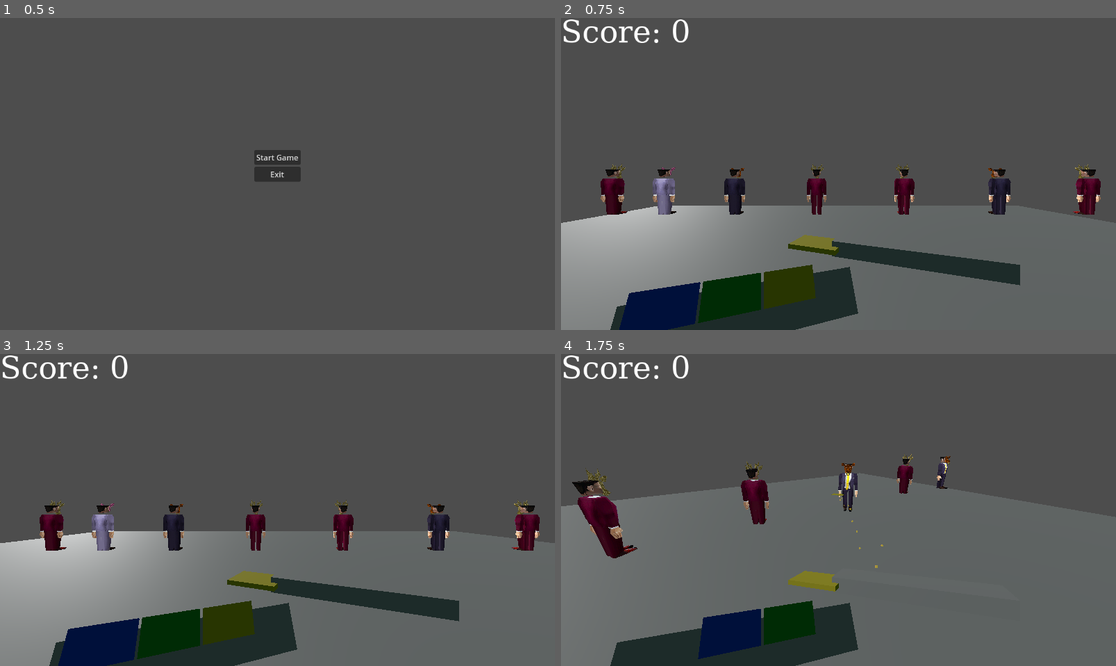
Above: before the commit, frames 1-4 (two rows, left to right).
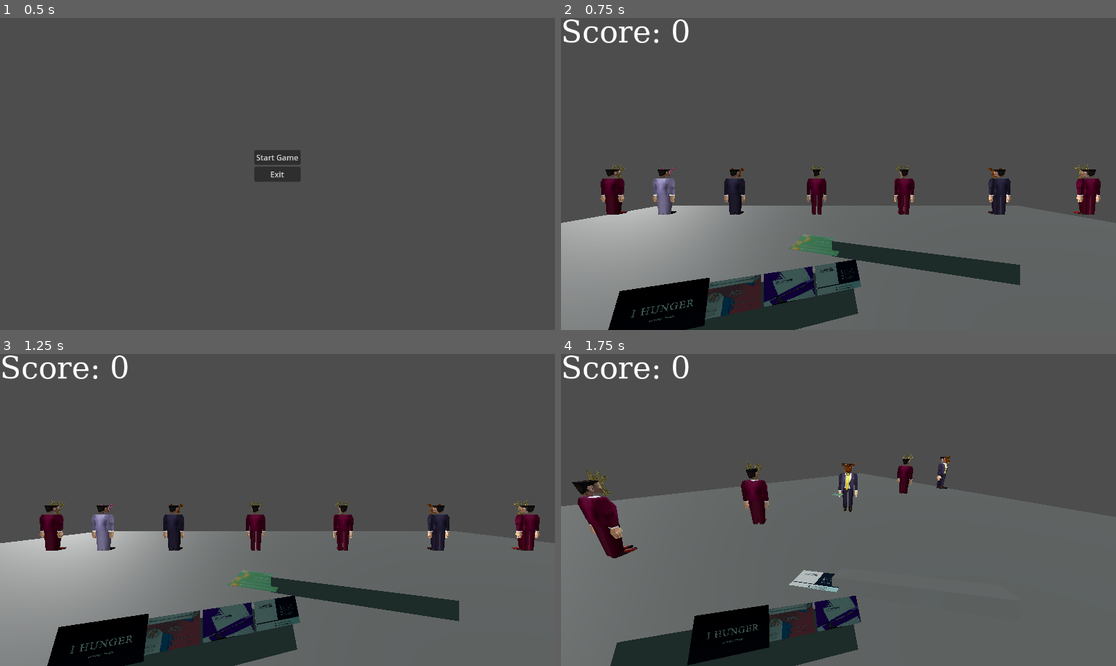
Above: after the commit, the same moments.

Repository: BlackBrad/network-ninja
Game: Godot game, scene res://scenes/main_menu.tscn
Two runs of this game, one before a commit and one after it. Both use one fixed random seed, a clock stepped at 60 frames per second and the inputs below.
Inputs (mouse positions are in pixels of both pictures, inside the frame that each line leads up to):
- Up to frame 1 (0.5 s): no input
- Up to frame 2 (0.75 s): click "Start Game" at 0.5 s
- Up to frame 3 (1.25 s): no input
- Up to frame 4 (1.75 s): tap Enter (ui_accept) at 1.25, 1.52 s; move the mouse to (866, 510) at 1.27 s; hold W (move_forward) from 1.28 s (still down); click (866, 510) at 1.35 s

Frame 1 is identical in both runs. In frame 2, 5.7% of the frame differs, in the area x 8-55%, y 69-100%; in frame 3, 5.7%; in frame 4, 4.1%.

Commit message:
Integrate business card art

Diff:
--- a/assets/materials/bcard_A_mat.tres
+++ b/assets/materials/bcard_A_mat.tres
@@ -1,7 +1,7 @@
-[gd_resource type="StandardMaterial3D" load_steps=2 format=3 uid="uid://bfp8y5o76u8ma"]
+[gd_resource type="StandardMaterial3D" load_steps=2 format=3 uid="uid://fvc820fvksx2"]
 
-[ext_resource type="Texture2D" uid="uid://csn1p8q7qnm1l" path="res://assets/textures/bcard_cursed_diff.png" id="1_bxtd3"]
+[ext_resource type="Texture2D" uid="uid://dfcot8r2fpsi4" path="res://assets/textures/bcard_A_diff.png" id="1_wwa3r"]
 
 [resource]
-albedo_texture = ExtResource("1_bxtd3")
+albedo_texture = ExtResource("1_wwa3r")
 metallic_specular = 0.0
--- a/assets/materials/bcard_B_mat.tres
+++ b/assets/materials/bcard_B_mat.tres
@@ -1,8 +1,8 @@
-[gd_resource type="StandardMaterial3D" load_steps=2 format=3 uid="uid://dok5kwapim5ob"]
+[gd_resource type="StandardMaterial3D" load_steps=2 format=3 uid="uid://c4aaf1380veq6"]
 
-[ext_resource type="Texture2D" uid="uid://dfcot8r2fpsi4" path="res://assets/textures/bcard_A_diff.png" id="1_5yk0y"]
+[ext_resource type="Texture2D" uid="uid://bdpjn5v0aktv8" path="res://assets/textures/bcard_B_diff.png" id="1_e83mq"]
 
 [resource]
-albedo_texture = ExtResource("1_5yk0y")
+albedo_texture = ExtResource("1_e83mq")
 metallic_specular = 0.0
 texture_filter = 0
--- a/assets/materials/bcard_C_mat.tres
+++ b/assets/materials/bcard_C_mat.tres
@@ -1,8 +1,8 @@
-[gd_resource type="StandardMaterial3D" load_steps=2 format=3 uid="uid://cqaxnxtw01fe"]
+[gd_resource type="StandardMaterial3D" load_steps=2 format=3 uid="uid://c8x6j7eglk56x"]
 
-[ext_resource type="Texture2D" uid="uid://bdpjn5v0aktv8" path="res://assets/textures/bcard_B_diff.png" id="1_xv7xs"]
+[ext_resource type="Texture2D" uid="uid://ctr8x51g6rrqe" path="res://assets/textures/bcard_C_diff.png" id="1_588s1"]
 
 [resource]
-albedo_texture = ExtResource("1_xv7xs")
+albedo_texture = ExtResource("1_588s1")
 metallic_specular = 0.0
 texture_filter = 0
--- a/assets/materials/bcard_D_mat.tres
+++ b/assets/materials/bcard_D_mat.tres
@@ -1,8 +1,8 @@
-[gd_resource type="StandardMaterial3D" load_steps=2 format=3 uid="uid://boiij2qcvjklt"]
+[gd_resource type="StandardMaterial3D" load_steps=2 format=3 uid="uid://beodcjqght77d"]
 
-[ext_resource type="Texture2D" uid="uid://ctr8x51g6rrqe" path="res://assets/textures/bcard_C_diff.png" id="1_7uj7j"]
+[ext_resource type="Texture2D" uid="uid://bo327huvdanll" path="res://assets/textures/bcard_D_diff.png" id="1_87wa6"]
 
 [resource]
-albedo_texture = ExtResource("1_7uj7j")
+albedo_texture = ExtResource("1_87wa6")
 metallic_specular = 0.0
 texture_filter = 0
--- a/scenes/business_card.tscn
+++ b/scenes/business_card.tscn
@@ -1,10 +1,12 @@
-[gd_scene load_steps=7 format=3 uid="uid://1ne1yvouw68r"]
+[gd_scene load_steps=8 format=3 uid="uid://1ne1yvouw68r"]
 
 [ext_resource type="Script" path="res://scripts/business_card.gd" id="1_w3bbw"]
 [ext_resource type="PackedScene" uid="uid://bl5jlte0tuf3e" path="res://scenes/business_card_view_model.tscn" id="2_a63k7"]
 
 [sub_resource type="SphereShape3D" id="SphereShape3D_63qgs"]
 radius = 0.35
+
+[sub_resource type="BoxMesh" id="BoxMesh_4mlxm"]
 
 [sub_resource type="ParticleProcessMaterial" id="ParticleProcessMaterial_wssh0"]
 spread = 20.0
@@ -17,10 +19,8 @@
 
 [sub_resource type="StandardMaterial3D" id="StandardMaterial3D_2x2l3"]
 transparency = 1
-albedo_color = Color(0.658824, 0.105882, 0.105882, 0.592157)
-emission_enabled = true
-emission = Color(0.388235, 0.360784, 0.0470588, 1)
-emission_energy_multiplier = 1.94
+shading_mode = 0
+albedo_color = Color(0.270588, 0.0313726, 0.164706, 1)
 
 [sub_resource type="SphereMesh" id="SphereMesh_rgowp"]
 material = SubResource("StandardMaterial3D_2x2l3")
@@ -35,10 +35,17 @@
 transform = Transform3D(0.2, 0, 0, 0, 0.2, 0, 0, 0, 0.2, 0, 0, 0)
 shape = SubResource("SphereShape3D_63qgs")
 
+[node name="ReferenceMesh" type="MeshInstance3D" parent="."]
+transform = Transform3D(0.107739, 0, -0.000996923, 0, 0.00125324, 0, 0.00178466, 0, 0.0601836, 0, 0, 0)
+visible = false
+mesh = SubResource("BoxMesh_4mlxm")
+skeleton = NodePath("../Mesh")
+
 [node name="Mesh" parent="." instance=ExtResource("2_a63k7")]
-transform = Transform3D(0.107739, 0, -0.000996923, 0, 0.00125324, 0, 0.00178466, 0, 0.0601836, 0, 0, 0)
+transform = Transform3D(0.399945, 0, -0.00662496, 0, 0.4, 0, 0.00662496, 0, 0.399945, 0, 0, 0)
 
 [node name="WackyTrail" type="GPUParticles3D" parent="."]
+visible = false
 amount = 120
 lifetime = 2.0
 explosiveness = 0.08
--- a/scenes/business_card_pickup.tscn
+++ b/scenes/business_card_pickup.tscn
@@ -1,7 +1,9 @@
-[gd_scene load_steps=8 format=3 uid="uid://dobw6bd0pn5uq"]
+[gd_scene load_steps=9 format=3 uid="uid://dobw6bd0pn5uq"]
 
 [ext_resource type="Script" path="res://scripts/business_card_pickup.gd" id="1_exwbm"]
 [ext_resource type="PackedScene" uid="uid://bl5jlte0tuf3e" path="res://scenes/business_card_view_model.tscn" id="2_ccd1g"]
+
+[sub_resource type="BoxMesh" id="BoxMesh_rt4fh"]
 
 [sub_resource type="StandardMaterial3D" id="StandardMaterial3D_u6pfb"]
 billboard_mode = 3
@@ -25,8 +27,14 @@
 [node name="BusinessCardPickup" type="Area3D"]
 script = ExtResource("1_exwbm")
 
+[node name="ReferenceMesh" type="MeshInstance3D" parent="."]
+transform = Transform3D(0.499931, 0, -0.00460434, 0, 0.005, 0, 0.00828119, 0, 0.277962, 0, 0, 0)
+visible = false
+mesh = SubResource("BoxMesh_rt4fh")
+skeleton = NodePath("../Mesh")
+
 [node name="Mesh" parent="." instance=ExtResource("2_ccd1g")]
-transform = Transform3D(0.499931, 0, -0.00460434, 0, 0.005, 0, 0.00828119, 0, 0.277962, 0, 0, 0)
+transform = Transform3D(1.99973, 0, -0.0331248, 0, 2, 0, 0.0331248, 0, 1.99973, 0, 0, 0)
 
 [node name="CPUParticles3D" type="CPUParticles3D" parent="Mesh"]
 transform = Transform3D(1, 0, -9.31323e-10, 0, 1, 0, -1.86265e-09, 0, 1, 0, 0, 0)
--- a/scenes/business_card_view_model.tscn
+++ b/scenes/business_card_view_model.tscn
@@ -1,45 +1,57 @@
-[gd_scene load_steps=7 format=3 uid="uid://bl5jlte0tuf3e"]
+[gd_scene load_steps=9 format=3 uid="uid://bl5jlte0tuf3e"]
 
 [ext_resource type="Script" path="res://scripts/business_card_view_model.gd" id="1_vtet2"]
-
-[sub_resource type="StandardMaterial3D" id="StandardMaterial3D_xgnhw"]
-albedo_color = Color(0.693888, 0.644172, 0.119429, 1)
-
-[sub_resource type="BoxMesh" id="BoxMesh_b6808"]
-
-[sub_resource type="StandardMaterial3D" id="StandardMaterial3D_1nndb"]
-albedo_color = Color(0.121569, 0.262745, 0.721569, 1)
-
-[sub_resource type="StandardMaterial3D" id="StandardMaterial3D_4s8ah"]
-albedo_color = Color(0, 0.541176, 0.160784, 1)
-
-[sub_resource type="StandardMaterial3D" id="StandardMaterial3D_uqlpd"]
-shading_mode = 0
-albedo_color = Color(0.411765, 0.0196078, 0.0862745, 1)
+[ext_resource type="PackedScene" uid="uid://cmw3j0w05ylup" path="res://assets/models/bcard_geo.glb" id="2_gpmup"]
+[ext_resource type="Material" uid="uid://fvc820fvksx2" path="res://assets/materials/bcard_A_mat.tres" id="3_j8lui"]
+[ext_resource type="Material" uid="uid://c4aaf1380veq6" path="res://assets/materials/bcard_B_mat.tres" id="3_rufwr"]
+[ext_resource type="Material" uid="uid://c8x6j7eglk56x" path="res://assets/materials/bcard_C_mat.tres" id="4_8t4xr"]
+[ext_resource type="Material" uid="uid://beodcjqght77d" path="res://assets/materials/bcard_D_mat.tres" id="4_eadie"]
+[ext_resource type="Material" uid="uid://dj24e21m0p6ty" path="res://assets/materials/bcard_E_mat.tres" id="5_qgnoe"]
+[ext_resource type="Material" path="res://assets/materials/bcard_cursed_mat.tres" id="8_7k1bp"]
 
 [node name="BusinessCardViewModel" type="Node3D"]
 script = ExtResource("1_vtet2")
 
-[node name="YellowCard" type="MeshInstance3D" parent="."]
+[node name="C" parent="." instance=ExtResource("2_gpmup")]
 visible = false
-material_override = SubResource("StandardMaterial3D_xgnhw")
-mesh = SubResource("BoxMesh_b6808")
-skeleton = NodePath("../..")
 
-[node name="BlueCard" type="MeshInstance3D" parent="."]
+[node name="bcard_geo3" parent="C/bcard_geo2" index="0"]
+material_override = ExtResource("4_8t4xr")
+
+[node name="D" parent="." instance=ExtResource("2_gpmup")]
 visible = false
-material_override = SubResource("StandardMaterial3D_1nndb")
-mesh = SubResource("BoxMesh_b6808")
-skeleton = NodePath("../..")
 
-[node name="GreenCard" type="MeshInstance3D" parent="."]
+[node name="bcard_geo3" parent="D/bcard_geo2" index="0"]
+material_override = ExtResource("4_eadie")
+
+[node name="E" parent="." instance=ExtResource("2_gpmup")]
 visible = false
-material_override = SubResource("StandardMaterial3D_4s8ah")
-mesh = SubResource("BoxMesh_b6808")
-skeleton = NodePath("../..")
 
-[node name="SeagalCard" type="MeshInstance3D" parent="."]
+[node name="bcard_geo3" parent="E/bcard_geo2" index="0"]
+material_override = ExtResource("5_qgnoe")
+
+[node name="B" parent="." instance=ExtResource("2_gpmup")]
 visible = false
-material_override = SubResource("StandardMaterial3D_uqlpd")
-mesh = SubResource("BoxMesh_b6808")
-skeleton = NodePath("../..")
+
+[node name="bcard_geo3" parent="B/bcard_geo2" index="0"]
+material_override = ExtResource("3_rufwr")
+
+[node name="A" parent="." instance=ExtResource("2_gpmup")]
+visible = false
+
+[node name="bcard_geo3" parent="A/bcard_geo2" index="0"]
+material_override = ExtResource("3_j8lui")
+
+[node name="Special" parent="." instance=ExtResource("2_gpmup")]
+transform = Transform3D(1.3, 0, 0, 0, 1.3, 0, 0, 0, 1.3, 0, 0, 0)
+visible = false
+
+[node name="bcard_geo3" parent="Special/bcard_geo2" index="0"]
+material_override = ExtResource("8_7k1bp")
+
+[editable path="C"]
+[editable path="D"]
+[editable path="E"]
+[editable path="B"]
+[editable path="A"]
+[editable path="Special"]
--- a/scenes/player.tscn
+++ b/scenes/player.tscn
@@ -29,26 +29,20 @@
 mesh = SubResource("BoxMesh_b6808")
 
 [node name="BusinessCardViewModel" parent="Pivot/RightArm" instance=ExtResource("2_cvu7a")]
-transform = Transform3D(0.346528, 0, -7.45058e-09, 0, 0.314228, 0, 4.76837e-07, 0, 1, -0.624011, 0, 0.27887)
-
-[node name="MeshInstance3D2" type="MeshInstance3D" parent="Pivot/RightArm"]
-transform = Transform3D(0.346528, 0, -7.45058e-09, 0, 0.314228, 0, 4.76837e-07, 0, 1, -0.624011, 0, 0.27887)
-visible = false
-mesh = SubResource("BoxMesh_b6808")
-skeleton = NodePath("../..")
+transform = Transform3D(1.5, -9.05246e-07, -8.73208e-06, 0, 1.34772, -3.0731, 1.90735e-06, 0.658521, 6.28936, -0.624011, 0, 0.27887)
 
 [node name="LeftArm" type="MeshInstance3D" parent="Pivot"]
 transform = Transform3D(0.27259, 0.0086113, 0.0109472, 0, 0.0145364, -0.0554384, -0.0992146, 0.0236593, 0.0300771, -0.116721, -0.187019, -0.279701)
 mesh = SubResource("BoxMesh_b6808")
 
 [node name="BusinessCardViewModel0" parent="Pivot/LeftArm" instance=ExtResource("2_cvu7a")]
-transform = Transform3D(0.234941, -6.98492e-09, -5.58794e-08, 6.55651e-07, 0.213042, 5.96046e-08, 5.51343e-07, -4.09782e-08, 0.677986, 0.411926, 0.854376, -0.329046)
+transform = Transform3D(1, -2.7907e-06, -9.85627e-06, 2.7907e-06, 1, 8.07861e-07, 2.34673e-06, -1.92354e-07, 4.2, 0.411926, 0.854376, -0.329046)
 
 [node name="BusinessCardViewModel2" parent="Pivot/LeftArm" instance=ExtResource("2_cvu7a")]
-transform = Transform3D(0.234941, -6.98492e-09, -6.51926e-08, 6.55651e-07, 0.213042, 5.96046e-08, 5.51343e-07, -4.84288e-08, 0.677986, 0.163058, 0.854375, -0.329046)
+transform = Transform3D(1, -2.7907e-06, -9.85627e-06, 2.7907e-06, 1, 9.54745e-07, 2.34673e-06, -2.27327e-07, 4.2, 0.163058, 0.854375, -0.329046)
 
 [node name="BusinessCardViewModel3" parent="Pivot/LeftArm" instance=ExtResource("2_cvu7a")]
-transform = Transform3D(0.234941, -8.3819e-09, -7.63685e-08, 6.55651e-07, 0.213042, 1.19209e-07, 5.51343e-07, -5.21541e-08, 0.677986, -0.0852501, 0.854374, -0.329046)
+transform = Transform3D(1, -2.7907e-06, -9.85627e-06, 2.7907e-06, 1, 1.02819e-06, 2.34673e-06, -2.44813e-07, 4.2, -0.0852501, 0.854374, -0.329046)
 
 [node name="BusinessCardViewModel4" parent="Pivot/LeftArm" instance=ExtResource("2_cvu7a")]
-transform = Transform3D(0.234941, -9.77889e-09, -8.9407e-08, 6.55651e-07, 0.213042, 1.19209e-07, 5.51343e-07, -5.58794e-08, 0.677986, -0.335209, 0.854374, -0.329046)
+transform = Transform3D(1, -2.7907e-06, -9.85627e-06, 2.7907e-06, 1, 1.10163e-06, 2.34673e-06, -2.62299e-07, 4.2, -0.335209, 0.854374, -0.329046)
--- a/scripts/business_card.gd
+++ b/scripts/business_card.gd
@@ -10,11 +10,17 @@
 var velocity = Vector3()
 var acceleration = Vector3()
 var _flight_time = 0.0
-var card_type = CardTypes.YELLOW
+var card_type = CardTypes.A
+
+@onready var trail = $WackyTrail
 
 # Called when the node enters the scene tree for the first time.
 func _ready():
 	$Mesh.set_business_card_type(card_type)
+	if card_type == CardTypes.SPECIAL:
+		trail.visible = true
+	else:
+		trail.visible = false
 
 
 # Called every frame. 'delta' is the elapsed time since the previous frame.
--- a/scripts/business_card_pickup.gd
+++ b/scripts/business_card_pickup.gd
@@ -5,7 +5,7 @@
 var t = 0.0
 @export var amplitude = 0.4
 @export var frequency = 1.5
-@export var card_type = CardTypes.YELLOW
+@export var card_type = CardTypes.A
 
 func _ready():
 	$Mesh.set_business_card_type(card_type)
--- a/scripts/business_card_view_model.gd
+++ b/scripts/business_card_view_model.gd
@@ -16,19 +16,22 @@
 	for child in get_children():
 		child.visible = false
 
-	var index = 0
+	var child = null
 	match card_type:
-		CardTypes.YELLOW:
-			index = 0
-		CardTypes.BLUE:
-			index = 1
-		CardTypes.GREEN:
-			index = 2
-		CardTypes.SEAGAL:
-			index = 3
+		CardTypes.A:
+			child = get_node("A")
+		CardTypes.B:
+			child = get_node("B")
+		CardTypes.C:
+			child = get_node("C")
+		CardTypes.D:
+			child = get_node("D")
+		CardTypes.E:
+			child = get_node("E")
+		CardTypes.SPECIAL:
+			child = get_node("Special")
 		_:
 			print("Unknown card type %d" % card_type)
-			index = 0
 
-	if index < get_child_count():
-		get_child(index).visible = true
+	if child:
+		child.visible = true
--- a/scripts/card_types.gd
+++ b/scripts/card_types.gd
@@ -2,8 +2,10 @@
 
 enum {
 	EMPTY = 0,
-	YELLOW,
-	BLUE,
-	GREEN,
-	SEAGAL
+	A,
+	B,
+	C,
+	D,
+	E,
+	SPECIAL
 }
--- a/scripts/player.gd
+++ b/scripts/player.gd
@@ -7,18 +7,17 @@
 const MOUSE_SENSITIVITY = 0.01
 var business_card_prefab = preload("res://scenes/business_card.tscn")
 
-
 # Get the gravity from the project settings to be synced with RigidBody nodes.
 var gravity = ProjectSettings.get_setting("physics/3d/default_gravity")
 var _start_drag = Vector2()
 var _end_drag = Vector2()
 var _relative_mouse_motion = Vector2()
 
-var hand = [CardTypes.YELLOW, CardTypes.EMPTY,CardTypes.EMPTY,CardTypes.EMPTY,CardTypes.EMPTY]
+var hand = [CardTypes.A, CardTypes.EMPTY,CardTypes.EMPTY,CardTypes.EMPTY,CardTypes.EMPTY]
 
 func _ready():
 	Input.set_mouse_mode(Input.MOUSE_MODE_CAPTURED)
-	update_hand([CardTypes.YELLOW, CardTypes.YELLOW, CardTypes.GREEN, CardTypes.BLUE, 0])
+	update_hand([CardTypes.A, CardTypes.B, CardTypes.C, CardTypes.D, CardTypes.SPECIAL])
 
 func _input(event):
 	if event is InputEventMouseMotion and Input.get_mouse_mode() == Input.MOUSE_MODE_CAPTURED:
@@ -35,7 +34,7 @@
 	var new_hand = hand
 	var card_type = new_hand.pop_front()
 	if not card_type:
-		card_type = CardTypes.YELLOW # If player hand empty spawn default card type
+		card_type = CardTypes.A # If player hand empty spawn default card type
 	new_hand.append(CardTypes.EMPTY)
 	update_hand(new_hand)
 
@@ -108,10 +107,10 @@
 		active_card.set_business_card_type(new_hand[0])
 
 	# Update hand
-	for i in range(1,4):
+	for i in range(1,5):
 		var card_type = new_hand[i]
 		if card_type != 0:
-			var child = $Pivot/LeftArm.get_child(i)
+			var child = $Pivot/LeftArm.get_child(i-1)
 			if child:
 				child.visible = true
 				child.set_business_card_type(card_type)
Not shown: 1 places in assets/materials/bcard_E_mat.tres that only renumber resources
